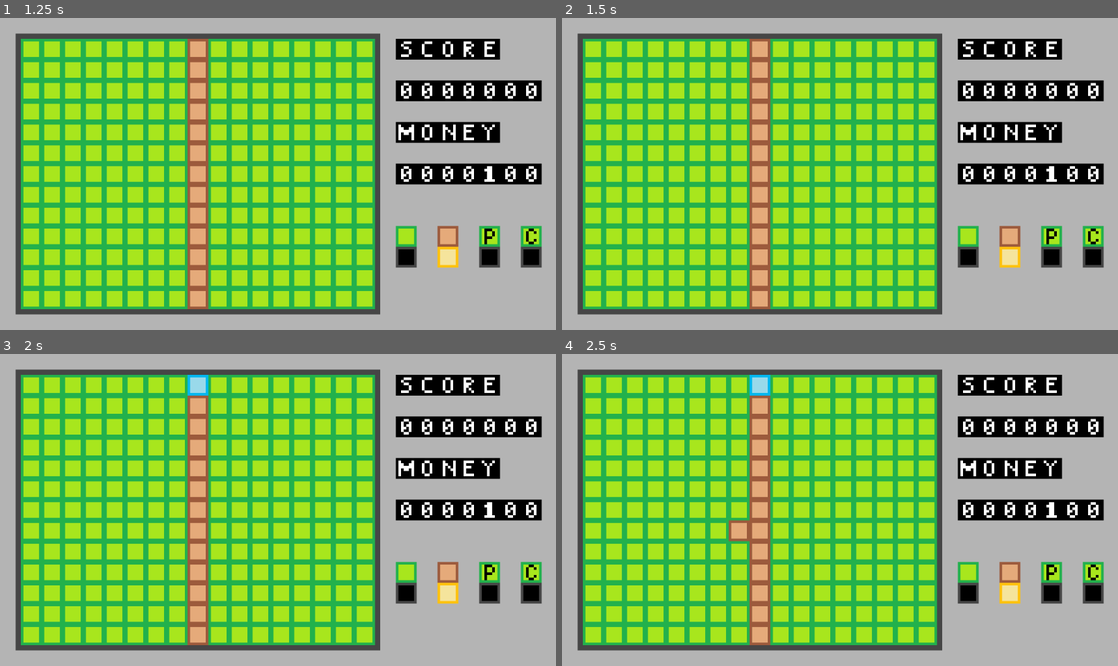
Above: before the commit, frames 1-4 (two rows, left to right).
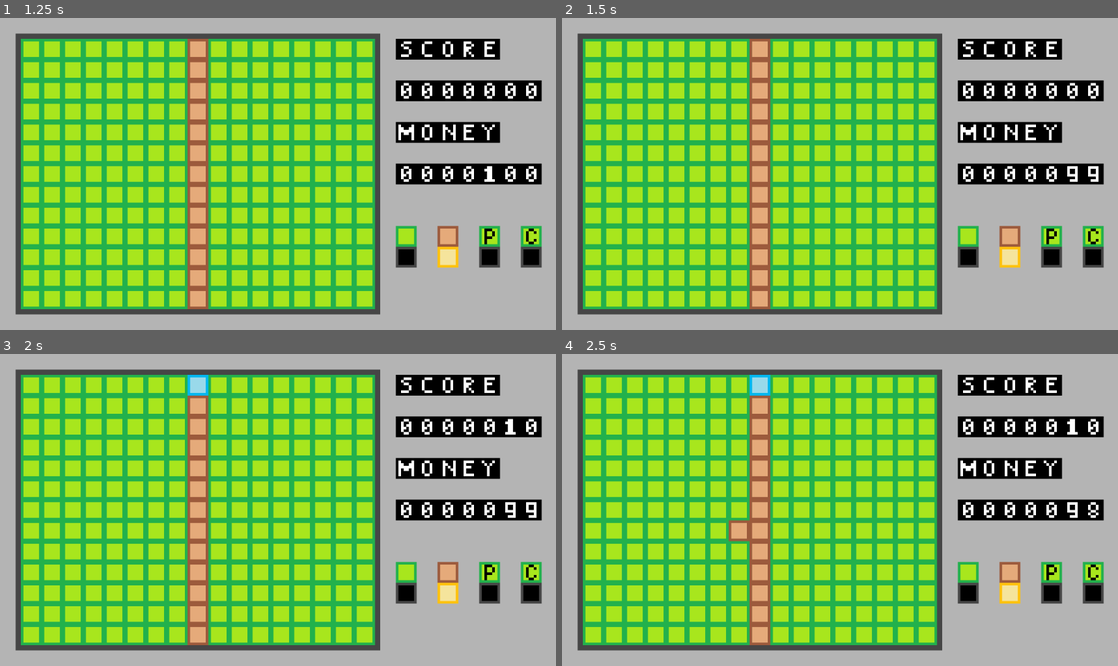
Above: after the commit, the same moments.

Repository: sho16ogura/cs292team5
Game: Godot game, scene res://main menu/main menu/main_menu.tscn
The game is run twice, just before and just after one commit, with the same random seed, the same clock (stepped at 60 frames per second) and the same inputs.
Inputs (mouse positions are in pixels of both pictures, inside the frame that each line leads up to):
- Up to frame 1 (1.25 s): click "Start Game" at 0.5 s
- Up to frame 2 (1.5 s): tap Enter at 1.25 s; move the mouse to (962, 158) at 1.27 s; click (962, 158) at 1.35 s
- Up to frame 3 (2 s): no input
- Up to frame 4 (2.5 s): tap Space at 2 s; move the mouse to (728, 525) at 2.02 s; click (728, 525) at 2.1 s

Frame 1 is identical in both runs. In frame 2, 0.1% of the frame differs, in the area x 87-97%, y 47-53%; in frame 3, 0.2%, in the area x 87-97%, y 21-53%; in frame 4, 0.2%.

Commit message:
basic score system created and UI for score and money working

Diff:
--- a/team5project/mainGame.gd
+++ b/team5project/mainGame.gd
@@ -17,6 +17,7 @@
 enum COUNTER {MONEY, SCORE}
 enum TILE {LAND, PUMP, CISTERN, RIVERBED, LOW_WATER, WATER, HIGH_WATER, LIGHT_ON, LIGHT_OFF}
 
+#dictionary to make calling tile locations easier and clearer
 var tile_dict = {
 	TILE.LAND: Vector2i(0, 0),
 	TILE.PUMP: Vector2i(0, 1),
@@ -26,7 +27,18 @@
 	TILE.WATER: Vector2i(3, 0),
 	TILE.HIGH_WATER: Vector2i(4, 0),
 	TILE.LIGHT_ON: Vector2i(4, 3),
-	TILE.LIGHT_OFF: Vector2i(4, 2)
+	TILE.LIGHT_OFF: Vector2i(4, 2),
+
+	"0": Vector2i(0, 4),
+	"1": Vector2i(1, 4),
+	"2": Vector2i(2, 4),
+	"3": Vector2i(3, 4),
+	"4": Vector2i(4, 4),
+	"5": Vector2i(0, 5),
+	"6": Vector2i(1, 5),
+	"7": Vector2i(2, 5),
+	"8": Vector2i(3, 5),
+	"9": Vector2i(4, 5)
 }
 
 #array of coordinates of neighbors (curr, right, rightdown down, downleft, left, leftup, up, upright) if curr = (0,0)
@@ -174,9 +186,9 @@
 
 #check if balance exceeds specified fee and subtract
 func check_and_reduce_balance(fee):
-	print(balance-fee)
 	if balance >= fee:
 		balance -= fee
+		update_counter(COUNTER.MONEY)
 		return true
 
 	return false
@@ -184,7 +196,7 @@
 #inc money by 5 for each 30s
 func _on_money_timer_timeout():
 	balance += 5
-	print(balance)
+	update_counter(COUNTER.MONEY)
 
 func remove_surrounding_river(curr_pos, source_id):
 	var sur_tiles = get_category_sur_tiles(curr_pos)
@@ -213,8 +225,11 @@
 # 2 second pulse, check water flow. order is down, left, then right. no support for water flowing up
 func _on_timer_timeout():
 
-	score += 10
 	var tiles_flowed_to = {}
+
+	if global_lockout == false:
+		score += 10
+		update_counter(COUNTER.SCORE)
 
 	if check_tile(Vector2i(8, 0), is_river_not_high_water_tile):
 		increase_water_depth(Vector2i(8, 0))
@@ -273,12 +288,14 @@
 
 func update_counter(counter):
 	if counter == COUNTER.MONEY:
-		var temp_arr = left_pad_array(str(balance).split("", true))
-		var temp_size = temp_arr.size()
-		for x in range (temp_size, temp_size-7, -1):
-			return
+		var counter_array = fix_counter_array_size(str(balance).split("", true))
+		for x in 7:
+			set_tile_type(Vector2i(x+18, 6), counter_array[x])
 		return
 	else: # COUNTER.SCORE
+		var counter_array = fix_counter_array_size(str(score).split("", true))
+		for x in 7:
+			set_tile_type(Vector2i(x+18, 2), counter_array[x])
 		return
 
 func water_flow(tile, direction):
@@ -313,9 +330,11 @@
 	else:
 		set_tile_type(tile, TILE.RIVERBED)
 
-func left_pad_array(array):
-	for x in 7:
-		array.push_front("0")
+func fix_counter_array_size(array):
+	while array.size() < 7:
+		array.insert(0, "0")
+	while array.size() > 7:
+		array.remove_at(0)
 	return array
 
 #returns the coordinates of the tile's sprite on the atlas
